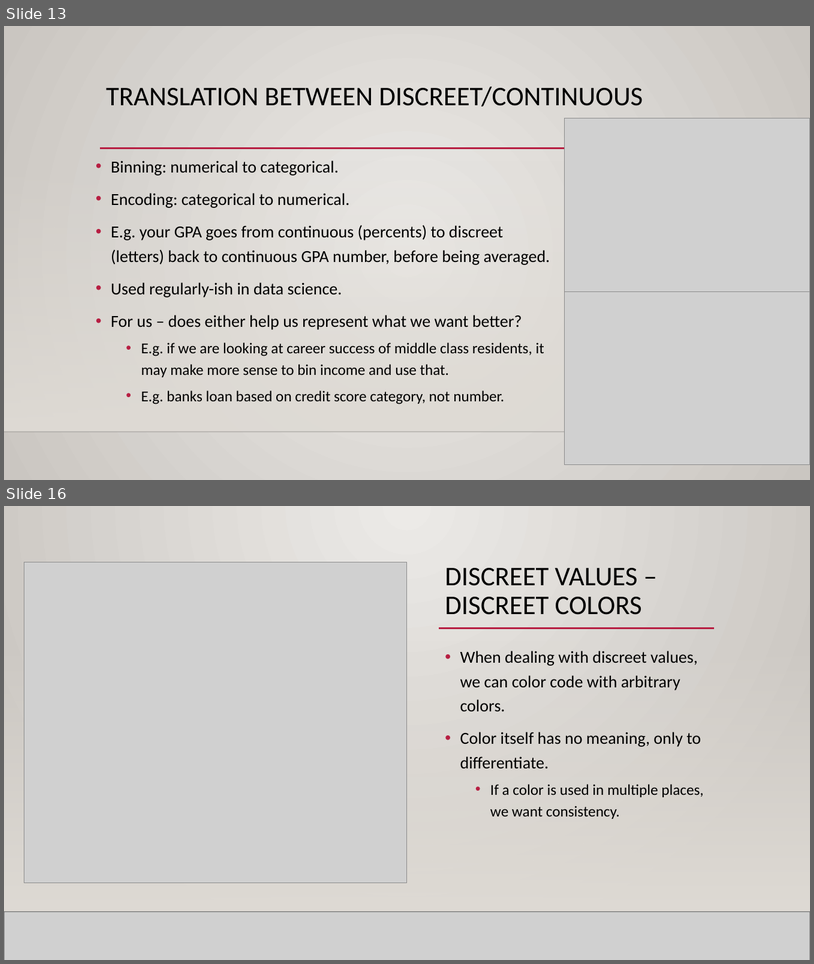
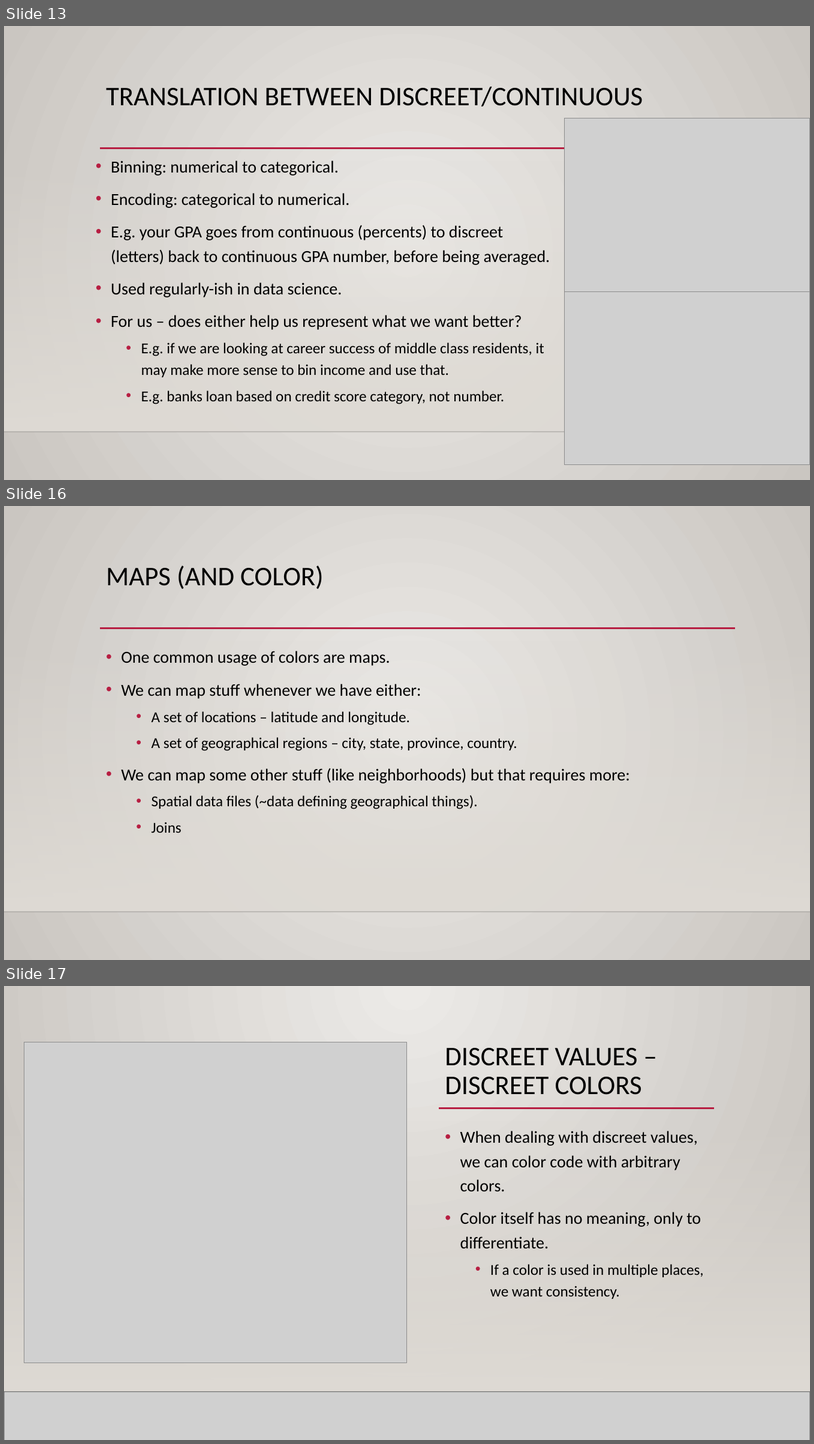
Before and after one commit to AkeemSemper/ml_datasets, a slide deck: slides/chapter_4.pptx. Shown one above the other, each under a label of ours: slides 13 and 16 before the commit, slides 13, 16 and 17 after it; the slides between them are not shown. The pictures are 814x964 and 814x1444 pixels, drawn with LibreOffice and Linux fonts; fonts in the diff are those of the drawing; grey boxes stand for pictures; background and template pictures are left out. Boxes give left, top, right and bottom in pixels: in the first picture for what was removed or moved away, otherwise in the second. Text is boxed around its words. In the diff, an @@ line names an element or a change of style, - is before the commit and + after.

```diff
--- a/slides/chapter_4.pptx
+++ b/slides/chapter_4.pptx
@@ slide 16 added at [4, 506, 810, 960], background gradient #ECEAE7 to #CAC7C1; not listed: 3 template elements that a slide beside it also shows @@
@@ title added at [106, 565, 324, 589], 32 pt, text #000000 @@
+MAPS (AND COLOR)
@@ text added at [121, 651, 630, 832], 18 pt, text #000000 @@
+• One common usage of colors are maps.
+• We can map stuff whenever we have either:
+  • A set of locations – latitude and longitude.
+  • A set of geographical regions – city, state, province, country.
+• We can map some other stuff (like neighborhoods) but that requires more:
+  • Spatial data files (~data defining geographical things).
+  • Joins
@@ what was slide 16 is now slide 17 @@
```
Also in this commit, not shown: 3 slides changed, 1 other slide added, 1 slide removed.
